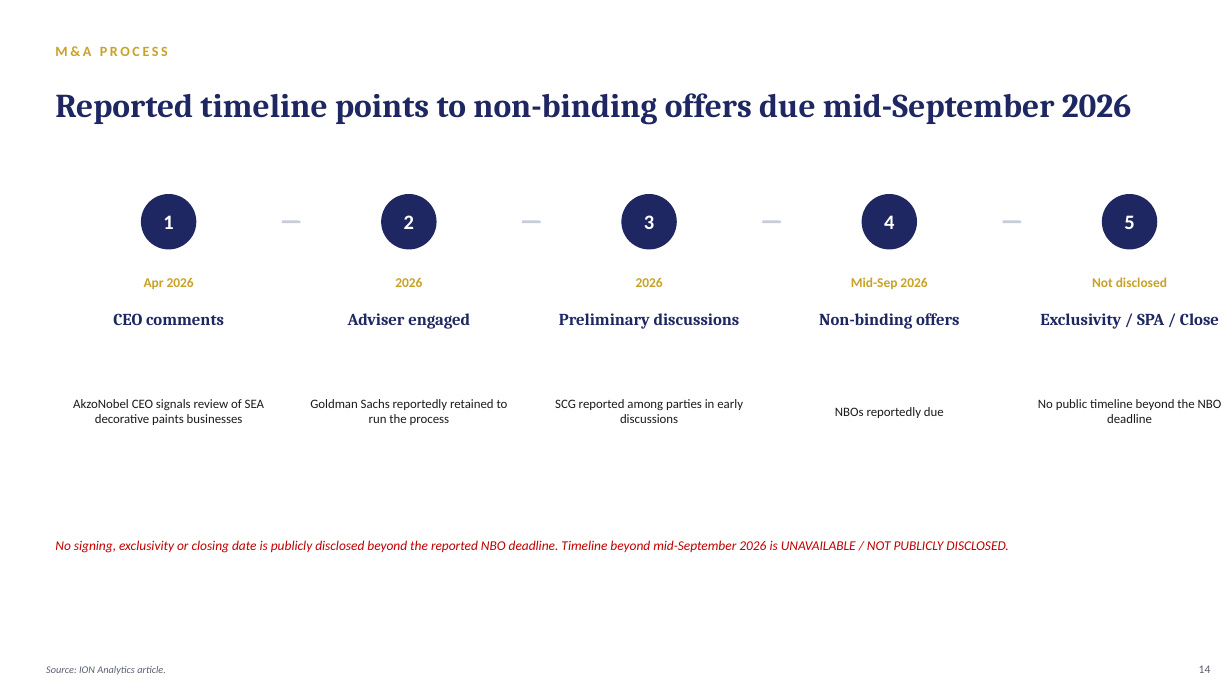
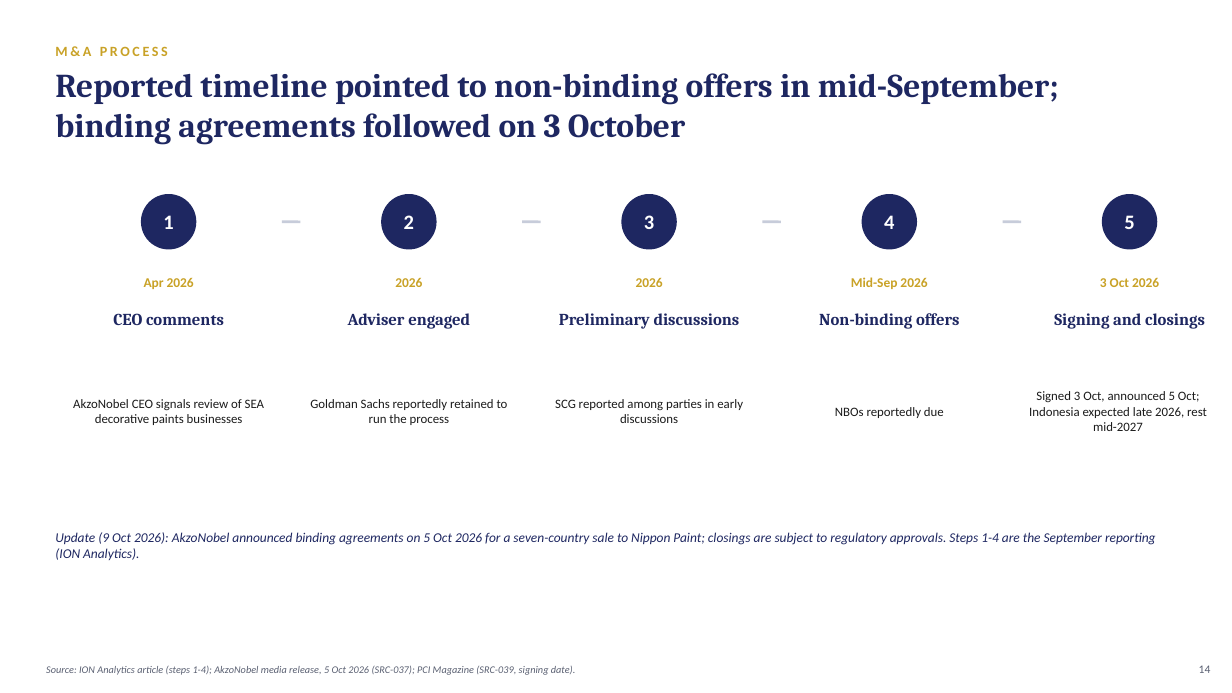
Before and after one commit to swapnilpatil8103-cell/akzonobel-project-southeast-asia-case-study, a slide deck: slide 14 of 07_Pitch_Deck/Project_Southeast_Asia_Sell_Side_Pitch.pptx. Drawn at 1232x693 pixels with LibreOffice and Linux fonts; fonts in the diff are those of the drawing. Boxes give left, top, right and bottom in pixels: in the first picture for what was removed or moved away, otherwise in the second. Text is boxed around its words. In the diff, an @@ line names an element or a change of style, - is before the commit and + after.

```diff
--- a/07_Pitch_Deck/Project_Southeast_Asia_Sell_Side_Pitch.pptx
+++ b/07_Pitch_Deck/Project_Southeast_Asia_Sell_Side_Pitch.pptx
@@ text at (x1=55, y1=73, x2=1059, y2=145): text changed @@
-Reported timeline points to non-binding offers due mid-September 2026
+Reported timeline pointed to non-binding offers in mid-September; binding agreements followed on 3 October
@@ text at (x1=1100, y1=278, x2=1159, y2=287): text changed @@
-Not disclosed
+3 Oct 2026
@@ text at (x1=1054, y1=313, x2=1205, y2=329): text changed @@
-Exclusivity / SPA / Close
+Signing and closings
@@ text at (x1=1029, y1=391, x2=1207, y2=431): text changed @@
-No public timeline beyond the NBO deadline
+Signed 3 Oct, announced 5 Oct; Indonesia expected late 2026, rest mid-2027
@@ text at (x1=55, y1=532, x2=1156, y2=560): text changed; text colour #C00000 to #1E2761 @@
-No signing, exclusivity or closing date is publicly disclosed beyond the reported NBO deadline. Timeline beyond mid-September 2026 is UNAVAILABLE / NOT PUBLICLY DISCLOSED.
+Update (9 Oct 2026): AkzoNobel announced binding agreements on 5 Oct 2026 for a seven-country sale to Nippon Paint; closings are subject to regulatory approvals. Steps 1-4 are the September reporting (ION Analytics).
@@ text at (x1=46, y1=666, x2=576, y2=675): text changed @@
-Source: ION Analytics article.
+Source: ION Analytics article (steps 1-4); AkzoNobel media release, 5 Oct 2026 (SRC-037); PCI Magazine (SRC-039, signing date).
```
Also in this commit, not shown: 9 other slides changed, 2 slides added, 7 other files.
